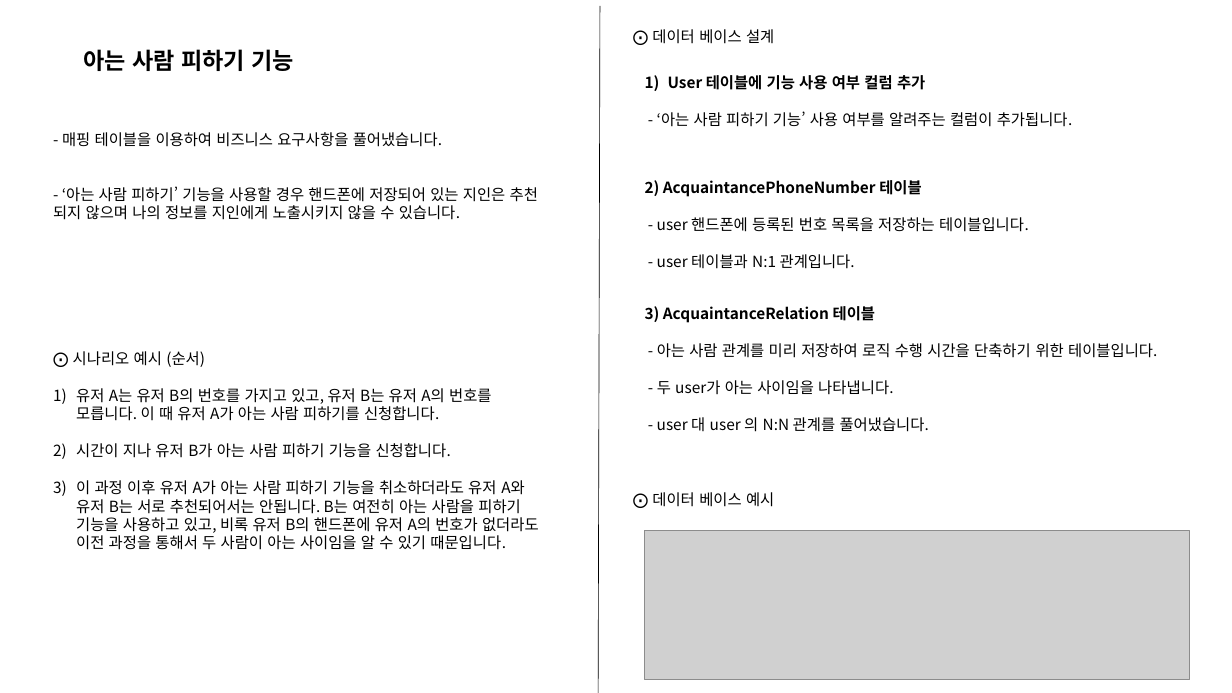
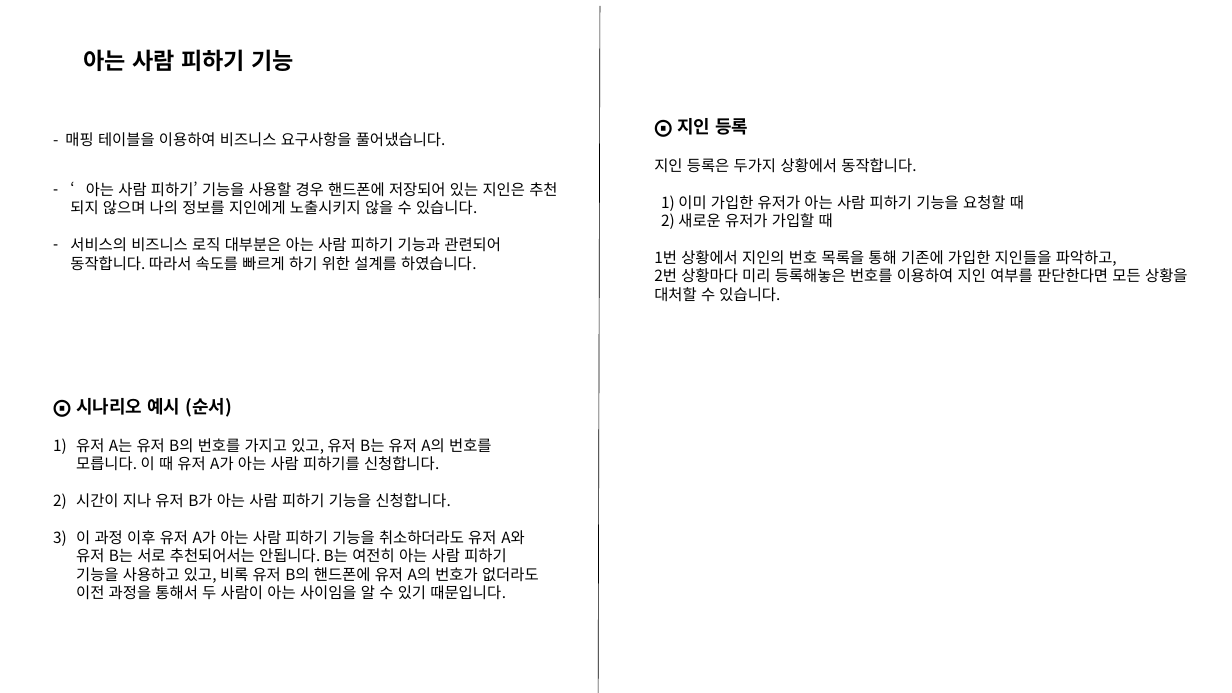
Before and after one commit to ohjinhokor/PortFolio, a slide deck: slide 4 of 오진호 포트폴리오.pptx. Drawn at 1232x693 pixels with LibreOffice and Linux fonts; fonts in the diff are those of the drawing; grey boxes stand for pictures; background and template pictures are left out. Boxes give left, top, right and bottom in pixels: in the first picture for what was removed or moved away, otherwise in the second. Text is boxed around its words. In the diff, an @@ line names an element or a change of style, - is before the commit and + after.

Commit message:
2022/04/30 포트폴리오 수정

```diff
--- a/오진호 포트폴리오.pptx
+++ b/오진호 포트폴리오.pptx
@@ text removed at (652, 29, 774, 44) @@
-⨀ 데이터 베이스 설계
@@ text removed at (645, 75, 1157, 432) @@
-1) User 테이블에 기능 사용 여부 컬럼 추가
-- ‘아는 사람 피하기 기능’ 사용 여부를 알려주는 컬럼이 추가됩니다.
-2) AcquaintancePhoneNumber 테이블
-- user 핸드폰에 등록된 번호 목록을 저장하는 테이블입니다.
-- user 테이블과 N:1 관계입니다.
-3) AcquaintanceRelation 테이블
-- 아는 사람 관계를 미리 저장하여 로직 수행 시간을 단축하기 위한 테이블입니다.
-- 두 user가 아는 사이임을 나타냅니다.
-- user 대 user 의 N:N 관계를 풀어냈습니다.
@@ text "- 매핑 테이블을 이용하여 비즈니스 ...": place and size @@
-text "- 매핑 테이블을 이용하여 비즈니스 ..." at (62, 132, 442, 147)
+text "- 매핑 테이블을 이용하여 비즈니스 ..." at (65, 132, 446, 147)
@@ text added at (654, 118, 1187, 302), 12 pt, text #000000 @@
+⨀ 지인 등록
+지인 등록은 두가지 상황에서 동작합니다.
+1) 이미 가입한 유저가 아는 사람 피하기 기능을 요청할 때
+2) 새로운 유저가 가입할 때
+1번 상황에서 지인의 번호 목록을 통해 기존에 가입한 지인들을 파악하고,
+2번 상황마다 미리 등록해놓은 번호를 이용하여 지인 여부를 판단한다면 모든 상황을 대처할 수 있습니다.
@@ text at (70, 181, 557, 271): text changed @@
-- ‘아는 사람 피하기’ 기능을 사용할 경우 핸드폰에 저장되어 있는 지인은 추천 되지 않으며 나의 정보를 지인에게 노출시키지 않을 수 있습니다.
+– ‘아는 사람 피하기’ 기능을 사용할 경우 핸드폰에 저장되어 있는 지인은 추천 되지 않으며 나의 정보를 지인에게 노출시키지 않을 수 있습니다.
+– 서비스의 비즈니스 로직 대부분은 아는 사람 피하기 기능과 관련되어 동작합니다. 따라서 속도를 빠르게 하기 위한 설계를 하였습니다.
@@ text "⨀ 시나리오 예시 (순서)": place and size @@
-text "⨀ 시나리오 예시 (순서)" at (73, 351, 539, 550)
+text "⨀ 시나리오 예시 (순서)" at (76, 398, 539, 600)
@@ text at (76, 398, 233, 417): size 12 to 14 pt, bold on in "⨀ 시나리오 예시 (순서)" @@
@@ text removed at (652, 492, 774, 507) @@
-⨀ 데이터 베이스 예시
@@ text at (76, 530, 539, 600): text changed @@
-3) 이 과정 이후 유저 A가 아는 사람 피하기 기능을 취소하더라도 유저 A와 유저 B는 서로 추천되어서는 안됩니다. B는 여전히 아는 사람을 피하기 기능을 사용하고 있고, 비록 유저 B의 핸드폰에 유저 A의 번호가 없더라도 이전 과정을 통해서 두 사람이 아는 사이임을 알 수 있기 때문입니다.
+3) 이 과정 이후 유저 A가 아는 사람 피하기 기능을 취소하더라도 유저 A와 유저 B는 서로 추천되어서는 안됩니다. B는 여전히 아는 사람 피하기 기능을 사용하고 있고, 비록 유저 B의 핸드폰에 유저 A의 번호가 없더라도 이전 과정을 통해서 두 사람이 아는 사이임을 알 수 있기 때문입니다.
@@ picture removed at (644, 531, 1189, 680) @@
```
Also in this commit, not shown: 9 other slides changed, 1 slide added, 1 slide removed, 4 other files.
